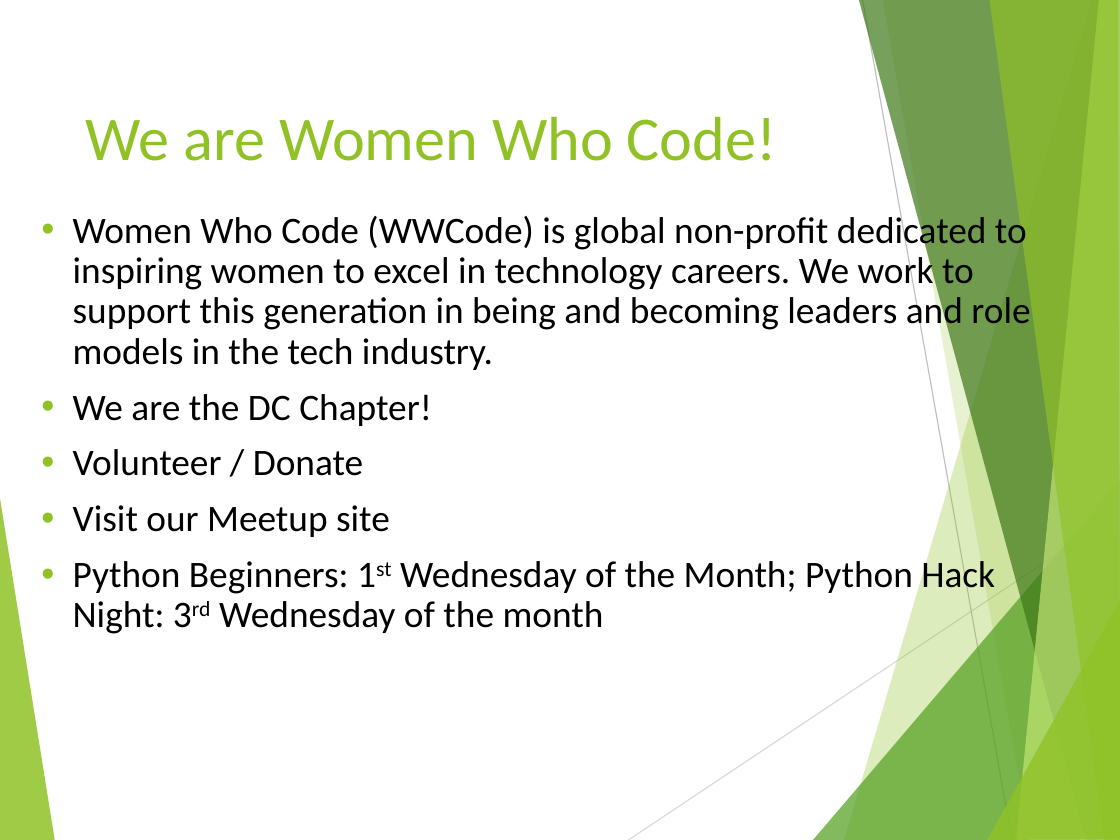
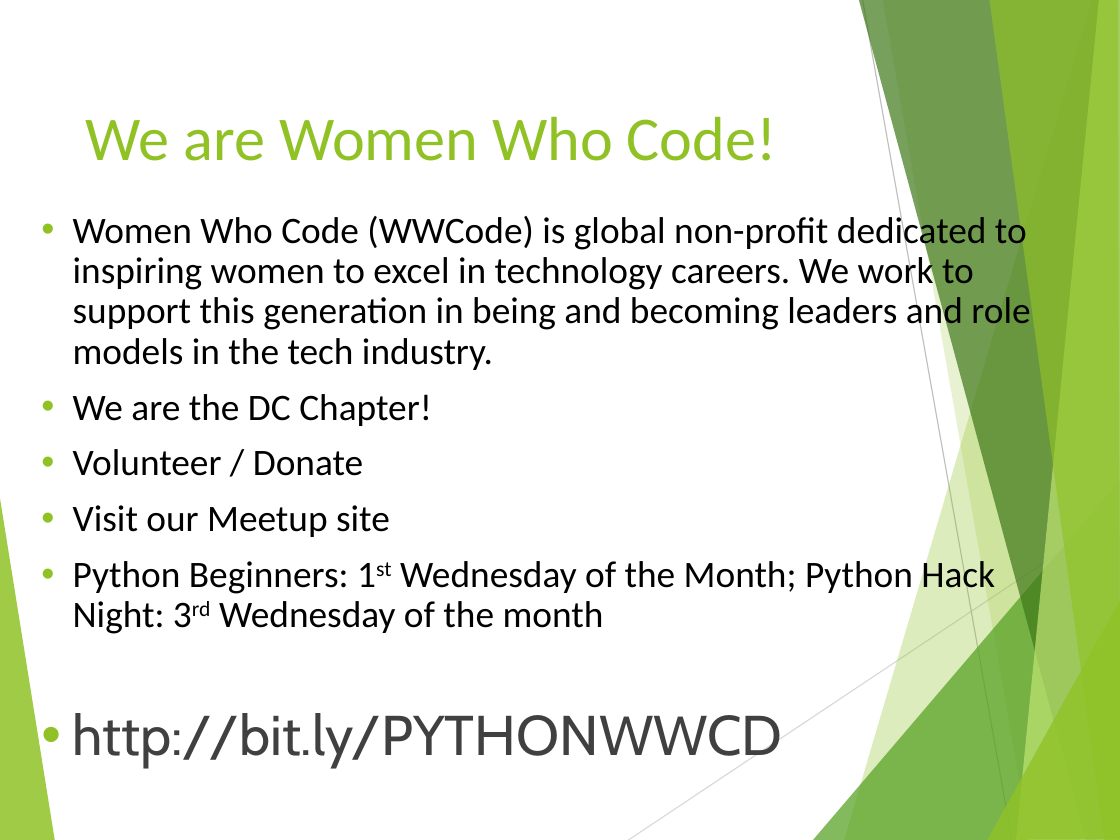
Before and after one commit to WomenWhoCode/WWCDC_PYTHON, a slide deck: slide 2 of WWC-Python-BeginnersNight.pptx. Drawn at 1120x840 pixels with LibreOffice and Linux fonts; fonts in the diff are those of the drawing. Boxes give left, top, right and bottom in pixels: in the first picture for what was removed or moved away, otherwise in the second. Text is boxed around its words. In the diff, an @@ line names an element or a change of style, - is before the commit and + after.

Commit message:
update ppt

```diff
--- a/WWC-Python-BeginnersNight.pptx
+++ b/WWC-Python-BeginnersNight.pptx
@@ text at (73, 713, 783, 768): paragraph added @@
+• http://bit.ly/PYTHONWWCD
```
